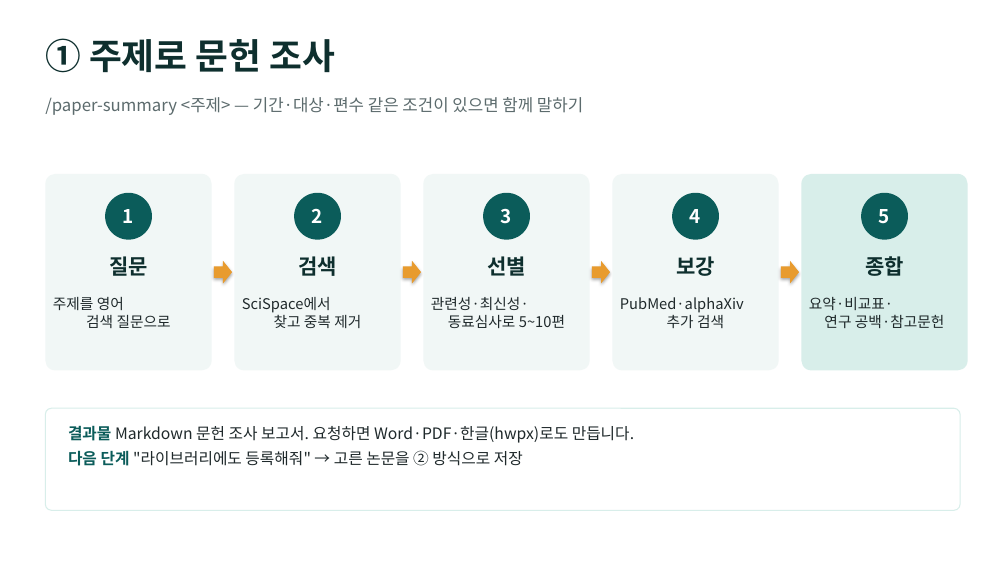
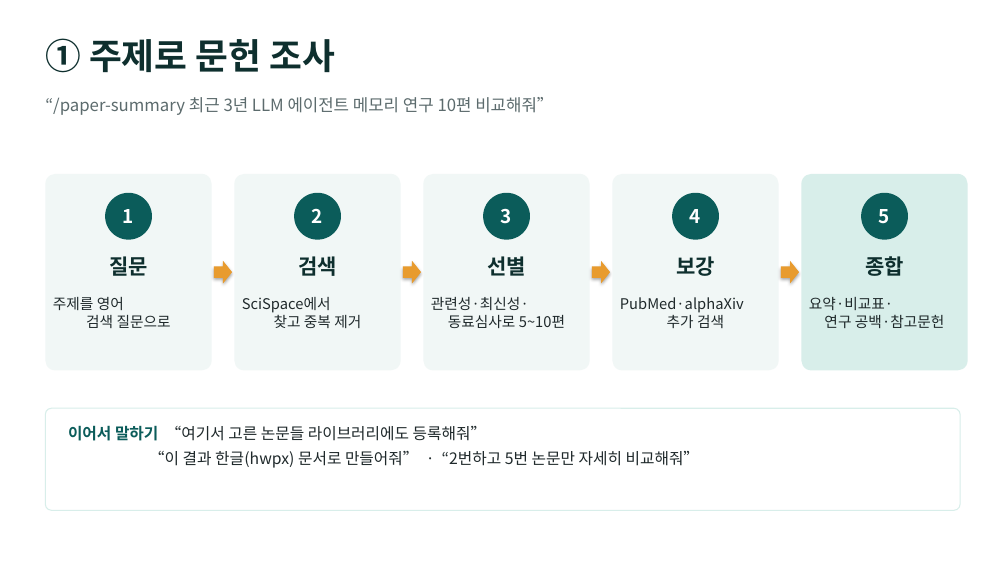
Before and after one commit to emilyJ7/paper-summary, a slide deck: slide 4 of docs/paper-summary_사용가이드.pptx. Drawn at 1008x567 pixels with LibreOffice and Linux fonts; fonts in the diff are those of the drawing. Boxes give left, top, right and bottom in pixels: in the first picture for what was removed or moved away, otherwise in the second. Text is boxed around its words. In the diff, an @@ line names an element or a change of style, - is before the commit and + after.

```diff
--- a/docs/paper-summary_사용가이드.pptx
+++ b/docs/paper-summary_사용가이드.pptx
@@ text at (45, 97, 553, 115): text changed @@
-/paper-summary <주제> — 기간·대상·편수 같은 조건이 있으면 함께 말하기
+“/paper-summary 최근 3년 LLM 에이전트 메모리 연구 10편 비교해줘”
@@ text at (68, 425, 700, 468): text changed @@
-결과물 Markdown 문헌 조사 보고서. 요청하면 Word·PDF·한글(hwpx)로도 만듭니다.
-다음 단계 "라이브러리에도 등록해줘" → 고른 논문을 ② 방식으로 저장
+이어서 말하기 “여기서 고른 논문들 라이브러리에도 등록해줘”
+“이 결과 한글(hwpx) 문서로 만들어줘” · “2번하고 5번 논문만 자세히 비교해줘”
```
Also in this commit, not shown: 4 other slides changed, 1 slide added, 1 slide removed, 5 other files.
